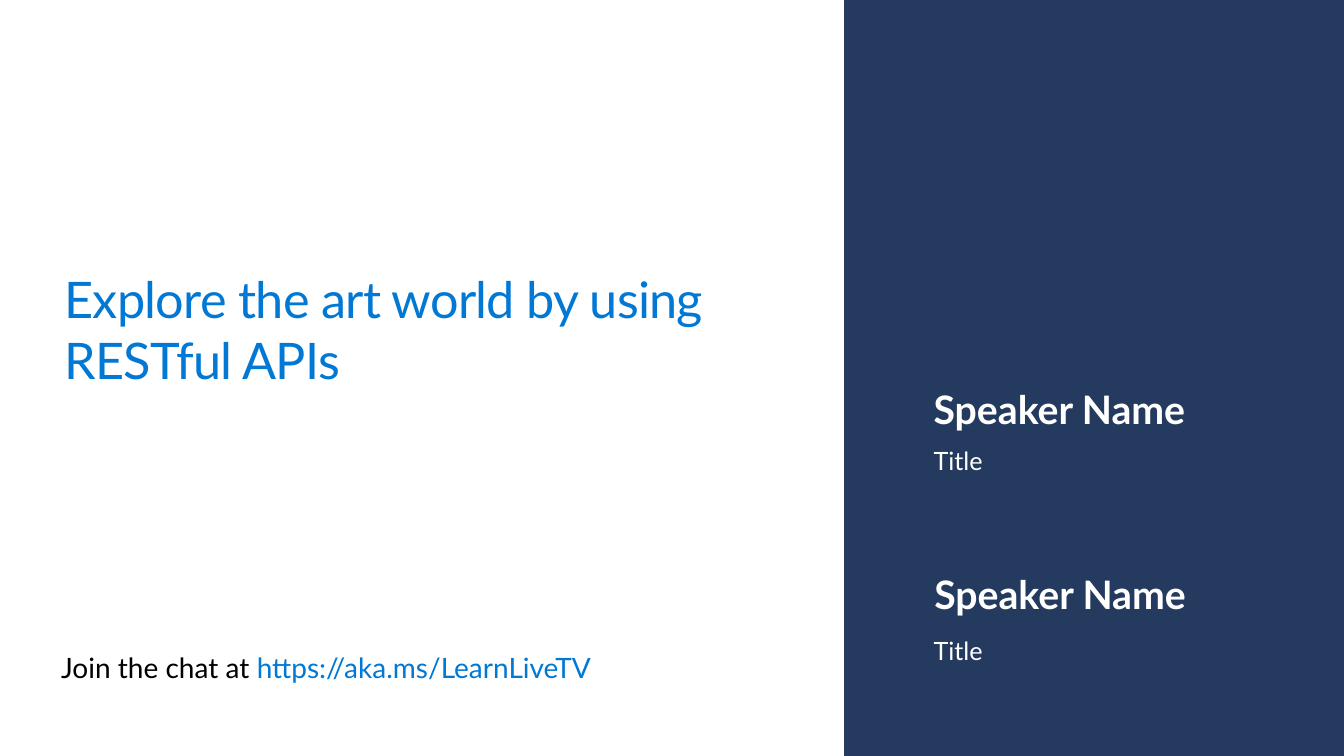
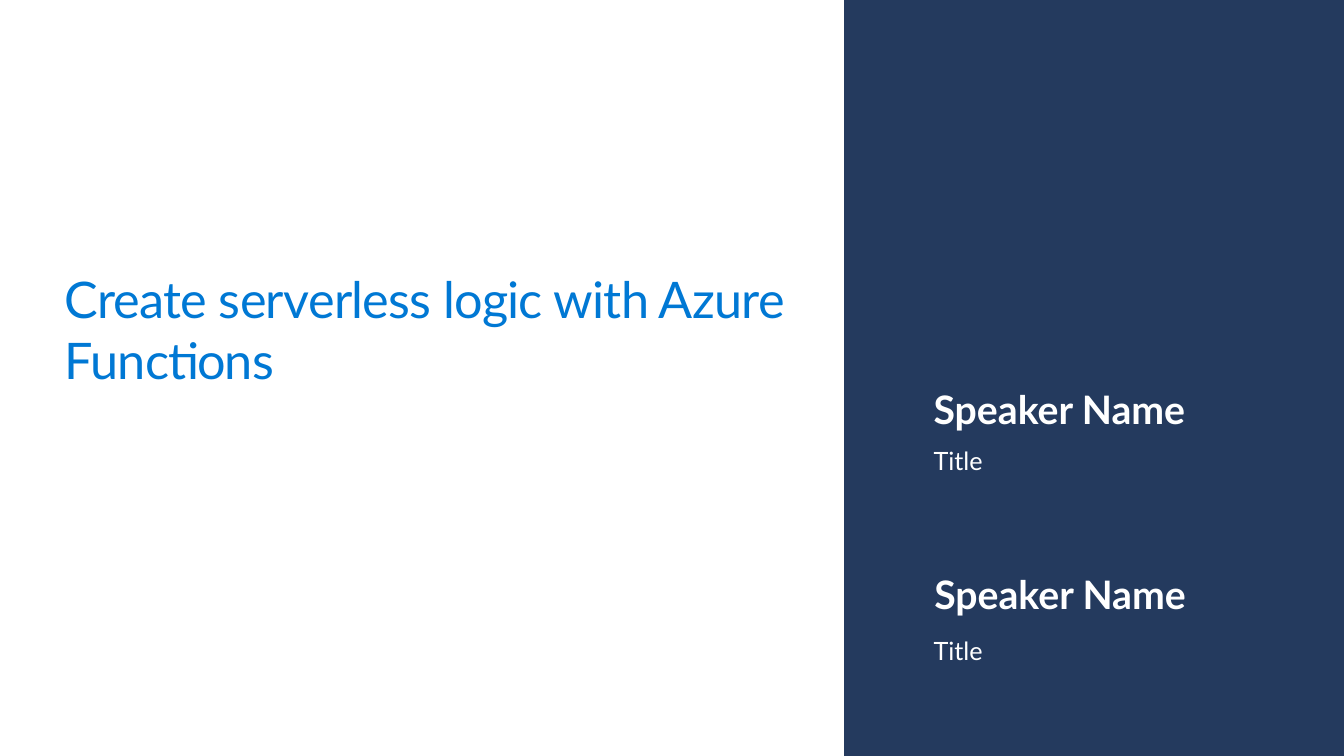
Before and after one commit to microsoft/workshop-library, a slide deck: slide 2 of azure-functions/slides.pptx. Drawn at 1344x756 pixels with LibreOffice and Linux fonts; fonts in the diff are those of the drawing; background and template pictures are left out. Boxes give left, top, right and bottom in pixels: in the first picture for what was removed or moved away, otherwise in the second. Text is boxed around its words. In the diff, an @@ line names an element or a change of style, - is before the commit and + after.

```diff
--- a/azure-functions/slides.pptx
+++ b/azure-functions/slides.pptx
@@ title at bbox=[64, 281, 785, 380]: text changed @@
-Explore the art world by using RESTful APIs
+Create serverless logic with Azure Functions
@@ rectangle added at bbox=[50, 618, 663, 715], fill #FFFFFF @@
```
Also in this commit, not shown: 5 other slides changed, 34 slides added, 45 slides removed.
